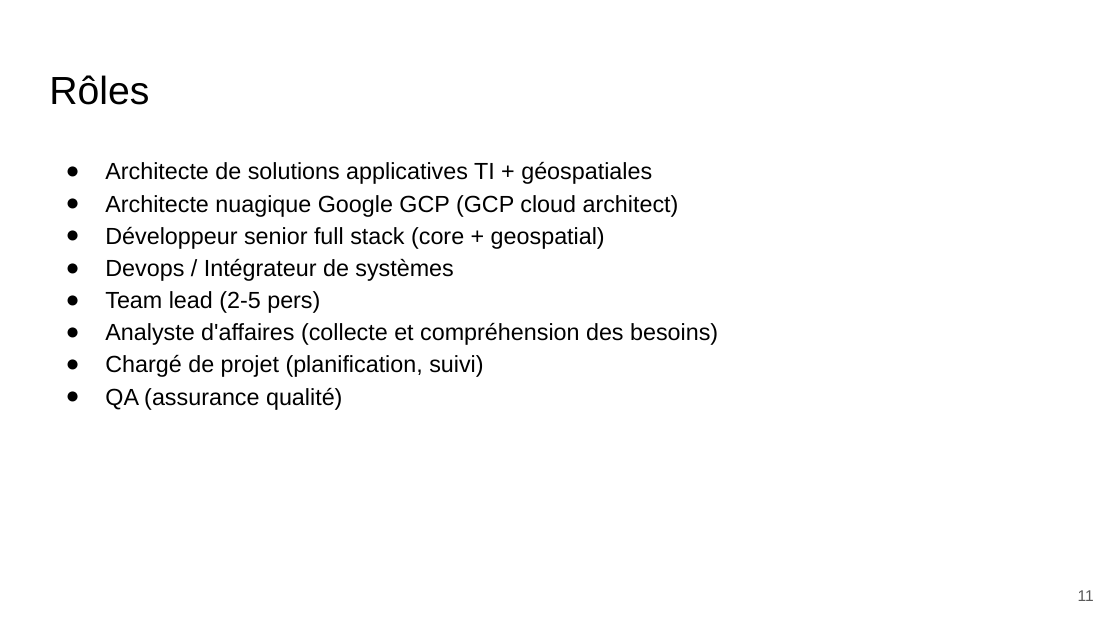
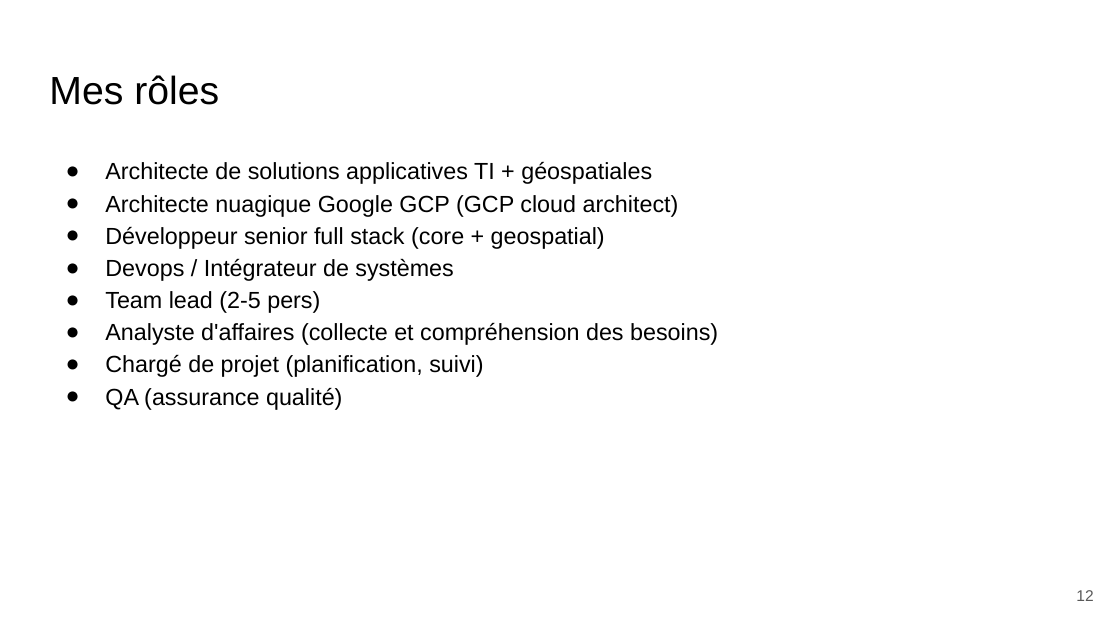
Before and after one commit to vince7lf/vince7lf.github.io, a slide deck: slide 12 of assets/Presentation CV Vincent Le Falher.pptx (slide 11 before the commit). Drawn at 1120x630 pixels with LibreOffice and Linux fonts; fonts in the diff are those of the drawing. Boxes give left, top, right and bottom in pixels: in the first picture for what was removed or moved away, otherwise in the second. Text is boxed around its words. In the diff, an @@ line names an element or a change of style, - is before the commit and + after.

```diff
--- a/assets/Presentation CV Vincent Le Falher.pptx
+++ b/assets/Presentation CV Vincent Le Falher.pptx
@@ title at (49,75,219,105): text changed @@
-Rôles
+Mes rôles
@@ page number at (1076,590,1093,601): text changed @@
-11
+12
```
Also in this commit, not shown: 10 other slides changed, 1 slide added, 1 other file.
